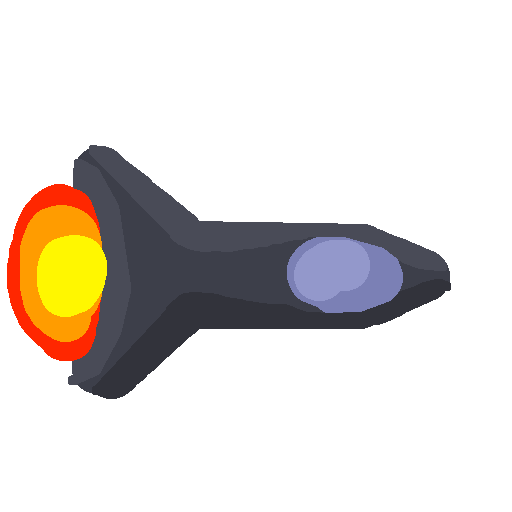
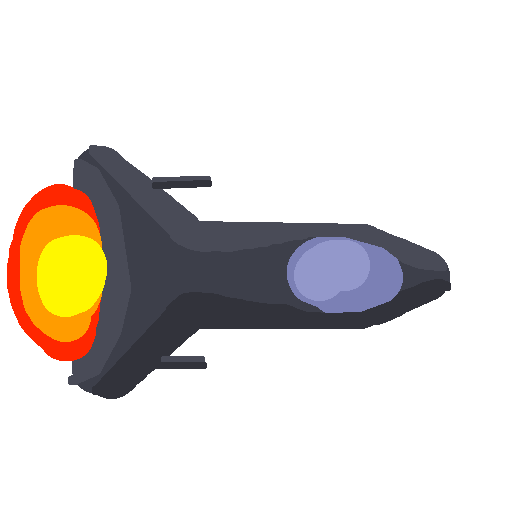
Layered file, before and after one edit (512px x 512px). Changes by layer:
painted on "Background" over (152, 176, 212, 369)
